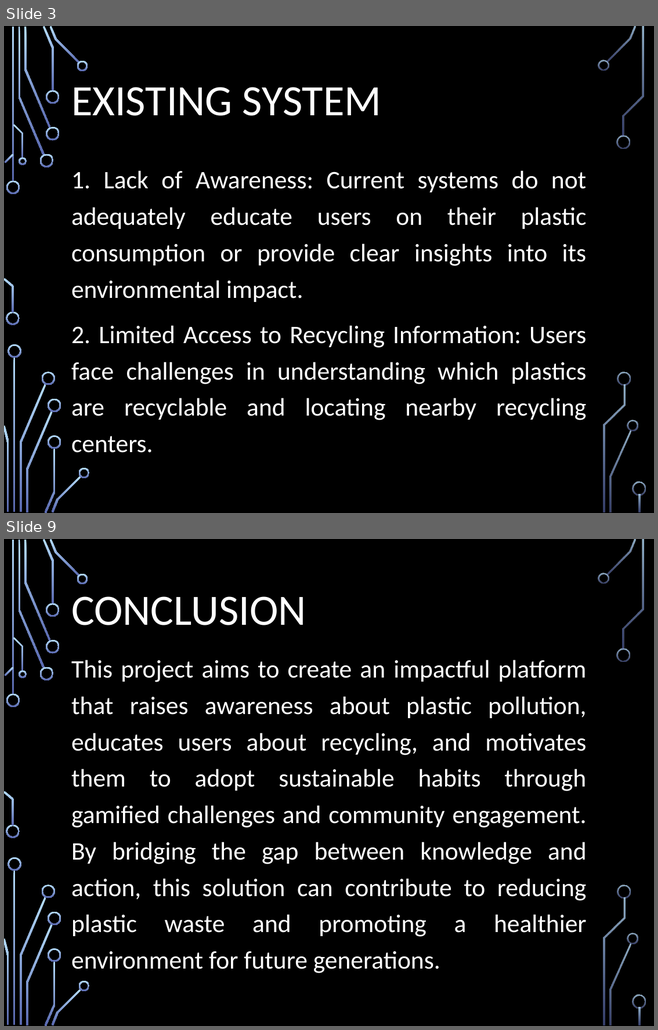
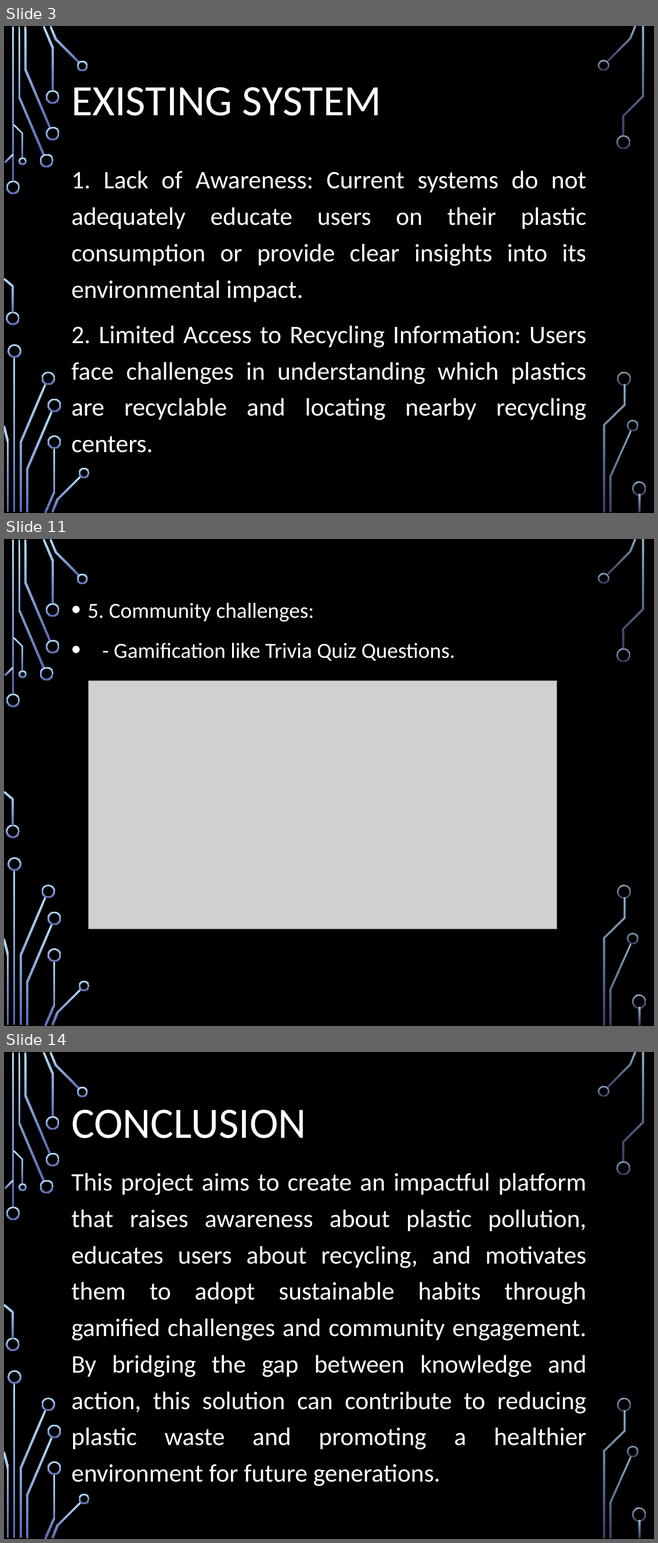
Before and after one commit to nimmyroz06/Main_project, a slide deck: Plastic_Waste_Calculator_Review.pptx. Shown one above the other, each under a label of ours: slides 3 and 9 before the commit, slides 3, 11 and 14 after it; the slides between them are not shown. The pictures are 658x1030 and 658x1543 pixels, drawn with LibreOffice and Linux fonts; fonts in the diff are those of the drawing; grey boxes stand for pictures; background and template pictures are left out. Boxes give left, top, right and bottom in pixels: in the first picture for what was removed or moved away, otherwise in the second. Text is boxed around its words. In the diff, an @@ line names an element or a change of style, - is before the commit and + after.

```diff
--- a/Plastic_Waste_Calculator_Review.pptx
+++ b/Plastic_Waste_Calculator_Review.pptx
@@ slide 11 added at (4, 539, 654, 1026), background picture (left out); not listed: 36 template elements that a slide beside it also shows @@
@@ text added at (88, 603, 455, 661), 24 pt, text #FFFFFF @@
+• 5. Community challenges:
+• - Gamification like Trivia Quiz Questions.
@@ picture added at (89, 681, 556, 929) @@
@@ what was slide 9 is now slide 14 @@
```
Also in this commit, not shown: 4 slides changed, 5 other slides added, 1 slide removed, 29 other files.
